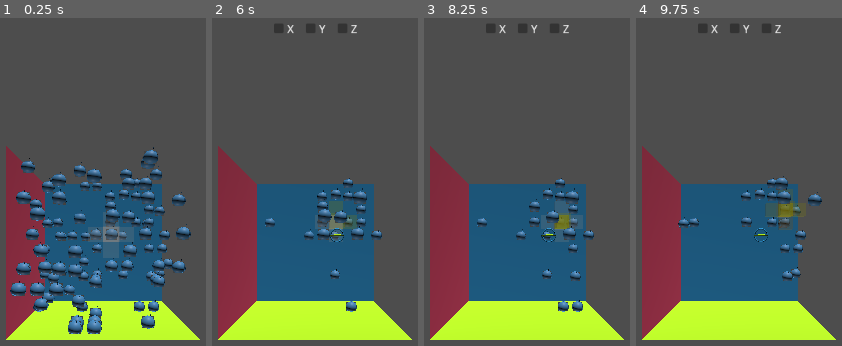
Above: before the commit, frames 1-4 (left to right).
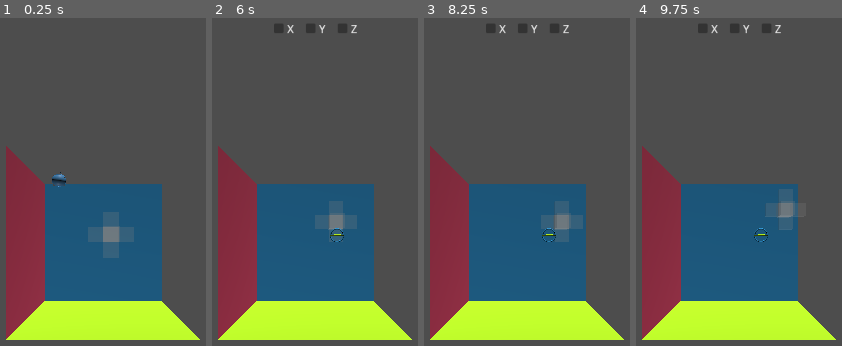
Above: after the commit, the same moments.

Repository: feargrinn/magisterka
Game: Godot game, scene res://game/map/level.tscn
Same seed, same stepped clock (60 frames per second), same inputs: the game is played once before the commit and once after it.
Inputs (mouse positions are in pixels of both pictures, inside the frame that each line leads up to):
- Up to frame 1 (0.25 s): no input
- Up to frame 2 (6 s): tap Enter at 0.5, 4.25, 5.75 s; move the mouse to (outside the picture) at 0.52 s; hold D (right) 0.53-1.28 s; tap W (front) at 0.6, 4.35, 5.85 s; click (outside the picture) at 0.67 s; tap Space (set_box) at 1.25, 1.35, 5, 5.1 s; move the mouse to (outside the picture) at 1.27 s; hold S (back) 1.28-2 s; click "Y" at 2 s; click "Z" at 2.75 s; click "X" at 3.5 s; move the mouse to (395, 142) at 4.27 s; hold D (right) 4.28-5.03 s; move the mouse to (275, 332) at 5.02 s; hold E (up) 5.03-5.78 s; click (275, 332) at 5.17 s; move the mouse to (outside the picture) at 5.77 s; hold A (left) from 5.78 s (still down)
- Up to frame 3 (8.25 s): tap Space (set_box) at 6.5, 6.6, 8.1 s; move the mouse to (outside the picture) at 6.52 s; move the mouse to (568, 241) at 7.27 s; release A (left) at 7.28 s; hold S (back) 7.28-8.03 s; tap W (front) at 7.35 s; click (568, 241) at 7.42 s; move the mouse to (outside the picture) at 8.02 s; hold D (right) from 8.03 s (still down)
- Up to frame 4 (9.75 s): move the mouse to (outside the picture) at 8.77 s; release D (right) at 8.78 s; hold E (up) 8.78-9.53 s; tap W (front) at 8.85 s; move the mouse to (outside the picture) at 9.52 s; hold D (right) from 9.53 s (still down); tap Space (set_box) at 9.6 s; click (outside the picture) at 9.67 s

The runs differ from the first frame. In frame 1, 12% of the frame differs, in the area x 4-93%, y 39-97%; in frame 2, 2.8%; in frame 3, 2.4%; in frame 4, 3.0%.

Commit message:
Win con added

Diff:
--- a/game/map/map.gd
+++ b/game/map/map.gd
@@ -39,6 +39,15 @@
 	creature.cell_position = cell_position
 	add_child(creature, true)
 
+func _game_finished() -> bool:
+	for creature_position in creatures:
+		if !boxes.has(creature_position):
+			return false
+		else:
+			if boxes[creature_position].dimensions != creatures[creature_position].dimensions:
+				return false
+	return true
+
 func _set_box_at(cell_position : Vector3i, box : Box) -> void:
 	boxes[cell_position] = box
 	box.scale *= CELL_SCALE
@@ -46,6 +55,9 @@
 	box.cell_position = cell_position
 	add_child(box, true)
 	setting_box = false
+	if _game_finished():
+		print("You win, good job!")
+		get_tree().quit()
 
 func set_scene_at(cell_position : Vector3i, scene : Node) -> bool:
 	if AABB(Vector3i.ZERO, size).has_point(cell_position):
--- a/game/map/map_builder.gd
+++ b/game/map/map_builder.gd
@@ -2,7 +2,7 @@
 
 const MAP_SIZE : Vector3i = Vector3i.ONE * 10
 
-const CREATURE_DENSITY : float = 0.1
+const CREATURE_DENSITY : float = 0.001
 
 func get_creature_amount() -> int:
 	var possible_amount : int = MAP_SIZE.x * MAP_SIZE.y * MAP_SIZE.z
--- a/game/player/cursor.tscn
+++ b/game/player/cursor.tscn
@@ -1,6 +1,6 @@
 [gd_scene load_steps=16 format=3 uid="uid://ce46b1e0it3uj"]
 
-[ext_resource type="Script" uid="uid://ggb15rcrt28k" path="res://game/player/Cursor.gd" id="1_fsq4c"]
+[ext_resource type="Script" uid="uid://ggb15rcrt28k" path="res://game/player/cursor.gd" id="1_fsq4c"]
 
 [sub_resource type="StandardMaterial3D" id="StandardMaterial3D_xw63n"]
 transparency = 1
@@ -73,9 +73,9 @@
 mesh = SubResource("BoxMesh_5na26")
 
 [node name="front" type="MeshInstance3D" parent="."]
-transform = Transform3D(1, 0, 0, 0, 1, 0, 0, 0, 1, 0, 0, 1)
+transform = Transform3D(1, 0, 0, 0, 1, 0, 0, 0, 1, 0, 0, -1)
 mesh = SubResource("BoxMesh_6a06s")
 
 [node name="back" type="MeshInstance3D" parent="."]
-transform = Transform3D(1, 0, 0, 0, 1, 0, 0, 0, 1, 0, 0, -1)
+transform = Transform3D(1, 0, 0, 0, 1, 0, 0, 0, 1, 0, 0, 1)
 mesh = SubResource("BoxMesh_x1bqc")
